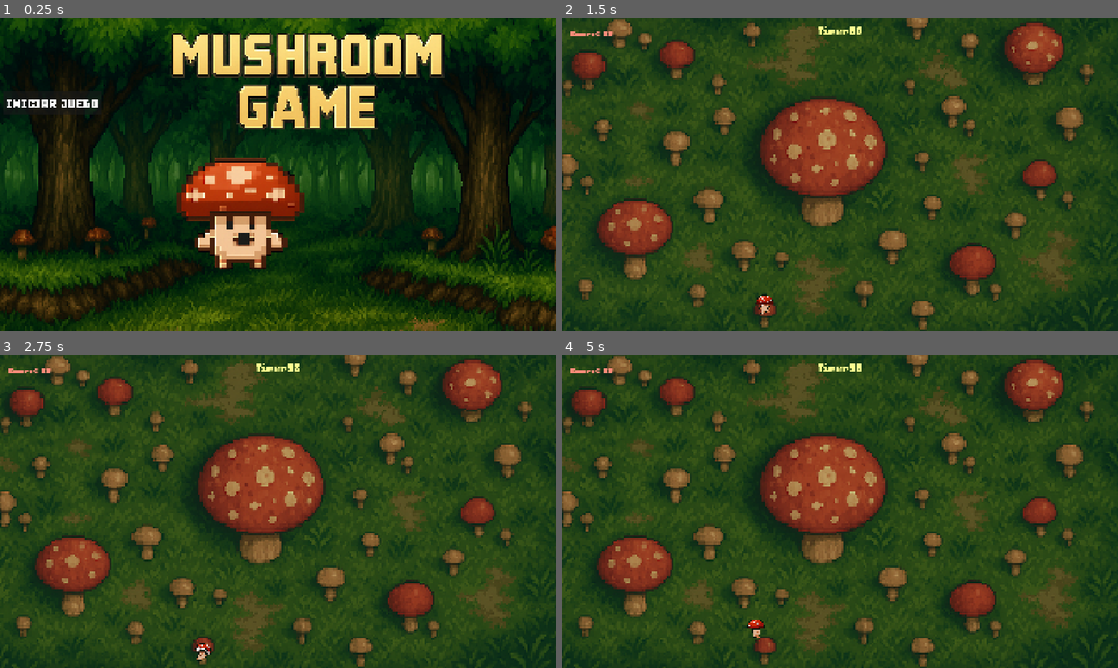
Above: before the commit, frames 1-4 (two rows, left to right).
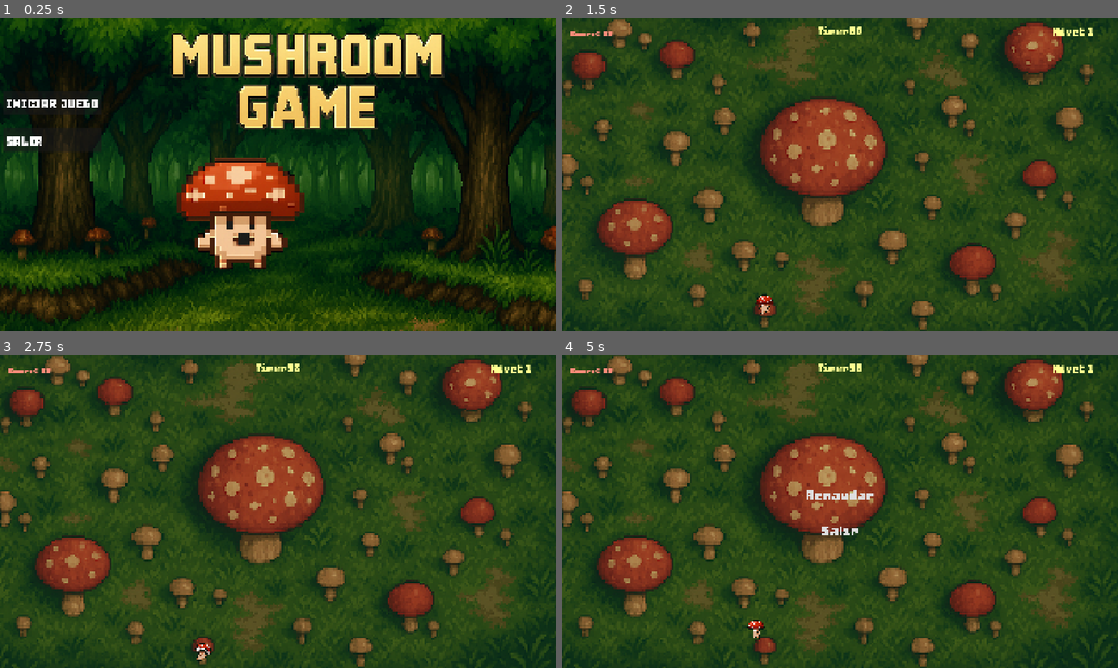
Above: after the commit, the same moments.

Repository: JeroMono/MushroomClicker
Game: Godot game, scene res://main_menu.tscn
The game is run twice, just before and just after one commit, with the same random seed, the same clock (stepped at 60 frames per second) and the same inputs.
Inputs (mouse positions are in pixels of both pictures, inside the frame that each line leads up to):
- Up to frame 1 (0.25 s): no input
- Up to frame 2 (1.5 s): click "INICIAR JUEGO" at 0.5 s; move the mouse to (767, 302) at 1.27 s; press the mouse at (767, 302) at 1.28 s
- Up to frame 3 (2.75 s): tap Enter at 2 s; move the mouse to (166, 527) at 2.02 s; release the mouse at (166, 527) at 2.03 s; click (166, 527) at 2.1 s
- Up to frame 4 (5 s): move the mouse to (895, 442) at 2.77 s; press the mouse at (895, 442) at 2.78 s; move the mouse to (812, 574) at 3.52 s; release the mouse at (812, 574) at 3.53 s; click (812, 574) at 3.6 s; move the mouse to (1006, 558) at 4.27 s; press the mouse at (1006, 558) at 4.28 s; tap Escape (Escape, bound only after the commit) at 4.9 s

The runs differ from the first frame. In frame 1, 0.2% of the frame differs, in the area x 0-13%, y 37-43%; in frame 2, 0.1%; in frame 3, 0.1%; in frame 4, 0.5%, in the area x 33-96%, y 3-91%.

Commit message:
Menu Pausa, Boton salir del juego

Diff:
--- a/character_base.gd
+++ b/character_base.gd
@@ -71,10 +71,7 @@
 	sumarPuntuacion(puntaje)
 	actualizarPuntuacion()
 	$AudioStreamPlayer.play()
-#func _input_event(viewport, event, shape_idx):
-	#if event is InputEventMouseButton:
-		#if event.button_index == MOUSE_BUTTON_LEFT and event.pressed:
-			#agregarPuntuación(10)
+
 
 
 func _on_input_event(viewport: Node, event: InputEvent, shape_idx: int) -> void:
--- a/game.tscn
+++ b/game.tscn
@@ -1,10 +1,12 @@
-[gd_scene load_steps=9 format=3 uid="uid://eta5g6w7hrvd"]
+[gd_scene load_steps=11 format=3 uid="uid://eta5g6w7hrvd"]
 
 [ext_resource type="Texture2D" uid="uid://be56a8s1qcf3v" path="res://textures/Mushroom/fondo_bosque.png" id="1_7jktm"]
 [ext_resource type="FontFile" uid="uid://bekv2bnp6c43f" path="res://fonts/Bitrimus.ttf" id="2_ryrav"]
 [ext_resource type="Script" uid="uid://brh8q08ug7rgn" path="res://score.gd" id="3_7jktm"]
 [ext_resource type="Script" uid="uid://cn44au7352oc7" path="res://timer.gd" id="3_eow3j"]
+[ext_resource type="LabelSettings" uid="uid://bgq2c6fpwj8ir" path="res://game_text.tres" id="4_eow3j"]
 [ext_resource type="AudioStream" uid="uid://bntdk54gekvc7" path="res://sounds/music/Swiming.mp3" id="6_ryrav"]
+[ext_resource type="Script" uid="uid://dsshjyvc8fray" path="res://menu_bar.gd" id="7_j5wjh"]
 [ext_resource type="Script" uid="uid://bp68feq44jyaj" path="res://level_spawner.gd" id="9_vef74"]
 
 [sub_resource type="LabelSettings" id="LabelSettings_eow3j"]
@@ -12,10 +14,9 @@
 font_size = 50
 font_color = Color(1, 0.5529412, 0.48235294, 1)
 
-[sub_resource type="LabelSettings" id="LabelSettings_j5wjh"]
-font = ExtResource("2_ryrav")
-font_size = 60
-font_color = Color(1, 1, 0.5647059, 1)
+[sub_resource type="Theme" id="Theme_j5wjh"]
+default_font = ExtResource("2_ryrav")
+default_font_size = 80
 
 [node name="Node2D" type="Node2D"]
 
@@ -67,13 +68,67 @@
 offset_bottom = 44.0
 grow_horizontal = 2
 text = "Timer:"
-label_settings = SubResource("LabelSettings_j5wjh")
+label_settings = ExtResource("4_eow3j")
 horizontal_alignment = 1
 vertical_alignment = 1
 script = ExtResource("3_eow3j")
 
 [node name="Spawner" type="Node" parent="CanvasLayer"]
 script = ExtResource("9_vef74")
+
+[node name="LevelLabel" type="Label" parent="CanvasLayer"]
+anchors_preset = 1
+anchor_left = 1.0
+anchor_right = 1.0
+offset_left = -206.0
+offset_top = 22.0
+offset_right = -82.0
+offset_bottom = 79.0
+grow_horizontal = 0
+text = "Nivel: 1"
+label_settings = ExtResource("4_eow3j")
+horizontal_alignment = 1
+
+[node name="MenuBar" type="MenuBar" parent="CanvasLayer"]
+visible = false
+anchors_preset = 8
+anchor_left = 0.5
+anchor_top = 0.5
+anchor_right = 0.5
+anchor_bottom = 0.5
+offset_left = -295.0
+offset_top = -98.0
+offset_right = 300.0
+offset_bottom = 97.0
+grow_horizontal = 2
+grow_vertical = 2
+theme = SubResource("Theme_j5wjh")
+script = ExtResource("7_j5wjh")
+
+[node name="Renaudar_Button" type="MenuButton" parent="CanvasLayer/MenuBar"]
+layout_mode = 1
+anchors_preset = 5
+anchor_left = 0.5
+anchor_right = 0.5
+offset_left = -124.0
+offset_right = 124.0
+offset_bottom = 72.0
+grow_horizontal = 2
+text = "Renaudar"
+
+[node name="Salir_Button" type="MenuButton" parent="CanvasLayer/MenuBar"]
+layout_mode = 1
+anchors_preset = 7
+anchor_left = 0.5
+anchor_top = 1.0
+anchor_right = 0.5
+anchor_bottom = 1.0
+offset_left = -69.0
+offset_top = -72.0
+offset_right = 69.0
+grow_horizontal = 2
+grow_vertical = 0
+text = "Salir"
 
 [node name="Timer" type="Timer" parent="."]
 autostart = true
@@ -83,4 +138,7 @@
 autoplay = true
 parameters/looping = true
 
+[connection signal="gui_input" from="CanvasLayer/MenuBar" to="CanvasLayer/MenuBar" method="_on_gui_input"]
+[connection signal="pressed" from="CanvasLayer/MenuBar/Renaudar_Button" to="CanvasLayer/MenuBar" method="_on_renaudar_button_pressed"]
+[connection signal="pressed" from="CanvasLayer/MenuBar/Salir_Button" to="CanvasLayer/MenuBar" method="_on_salir_button_pressed"]
 [connection signal="timeout" from="Timer" to="CanvasLayer/Timer" method="_on_timer_timeout"]
--- /dev/null
+++ b/game_text.tres
@@ -0,0 +1,8 @@
+[gd_resource type="LabelSettings" load_steps=2 format=3 uid="uid://bgq2c6fpwj8ir"]
+
+[ext_resource type="FontFile" uid="uid://bekv2bnp6c43f" path="res://fonts/Bitrimus.ttf" id="1_cbgrn"]
+
+[resource]
+font = ExtResource("1_cbgrn")
+font_size = 60
+font_color = Color(1, 1, 0.5647059, 1)
--- a/level_spawner.gd
+++ b/level_spawner.gd
@@ -27,6 +27,7 @@
 	add_child(enemigo)
 
 func _ready() -> void:
+	$"../LevelLabel".text = "Nivel: " + str(Puntuacion.level)
 	match Puntuacion.level:
 		1:
 			spawn_player(Vector2(200, 300),2)
--- a/main_menu.tscn
+++ b/main_menu.tscn
@@ -6,6 +6,7 @@
 [ext_resource type="Texture2D" uid="uid://bvpmvjeviyheh" path="res://textures/background/champi.png" id="3_glbon"]
 [ext_resource type="Texture2D" uid="uid://0x8sa1fhl2nn" path="res://textures/background/logo2.png" id="4_glbon"]
 [ext_resource type="AudioStream" uid="uid://cpyh84bejlaia" path="res://sounds/music/In the Garden.mp3" id="6_nlkkf"]
+[ext_resource type="Script" uid="uid://bx0hkcykqys28" path="res://salir_button.gd" id="6_qe12f"]
 
 [sub_resource type="LabelSettings" id="LabelSettings_jix8l"]
 font = ExtResource("3_fu7sn")
@@ -62,6 +63,7 @@
 texture = ExtResource("4_glbon")
 
 [node name="Button" type="Button" parent="CanvasLayer/Control"]
+process_mode = 3
 layout_mode = 1
 offset_left = 13.0
 offset_top = 251.0
@@ -78,9 +80,28 @@
 text = "INICIAR JUEGO"
 label_settings = SubResource("LabelSettings_jix8l")
 
+[node name="SalirButton" type="Button" parent="CanvasLayer/Control"]
+process_mode = 3
+layout_mode = 1
+offset_left = 13.0
+offset_top = 381.0
+offset_right = 352.5
+offset_bottom = 462.385
+script = ExtResource("6_qe12f")
+
+[node name="Label" type="Label" parent="CanvasLayer/Control/SalirButton"]
+layout_mode = 0
+offset_left = 9.0
+offset_top = 14.0
+offset_right = 374.0
+offset_bottom = 78.0
+text = "SALIR"
+label_settings = SubResource("LabelSettings_jix8l")
+
 [node name="AudioStreamPlayer" type="AudioStreamPlayer" parent="."]
 stream = ExtResource("6_nlkkf")
 autoplay = true
 parameters/looping = true
 
 [connection signal="pressed" from="CanvasLayer/Control/Button" to="CanvasLayer/Control/Button" method="_on_pressed"]
+[connection signal="pressed" from="CanvasLayer/Control/SalirButton" to="CanvasLayer/Control/SalirButton" method="_on_pressed"]
--- /dev/null
+++ b/menu_bar.gd
@@ -0,0 +1,22 @@
+extends MenuBar
+
+func _on_renaudar_button_pressed() -> void:
+	toggle_pause()
+
+func _on_salir_button_pressed() -> void:
+	toggle_pause()
+	get_tree().change_scene_to_file("res://main_menu.tscn")
+
+func _unhandled_input(event):
+	if event.is_action_pressed("Escape"):
+		toggle_pause()
+
+
+func toggle_pause():
+	var t := get_tree()
+	t.paused = !t.paused
+	visible = t.paused
+	if t.paused:
+		process_mode = Node.PROCESS_MODE_WHEN_PAUSED
+	else:
+		process_mode = Node.PROCESS_MODE_INHERIT
--- a/project.godot
+++ b/project.godot
@@ -43,6 +43,11 @@
 "events": [Object(InputEventMouseButton,"resource_local_to_scene":false,"resource_name":"","device":-1,"window_id":0,"a …(253 unchanged characters)…
 ]
 }
+Escape={
+"deadzone": 0.2,
+"events": [Object(InputEventKey,"resource_local_to_scene":false,"resource_name":"","device":-1,"window_id":0,"alt_pressed":false,"shift_pressed":false,"ctrl_pressed":false,"meta_pressed":false,"pressed":false,"keycode":0,"physical_keycode":4194305,"key_label":0,"unicode":0,"location":0,"echo":false,"script":null)
+]
+}
 
 [rendering]
 
--- /dev/null
+++ b/salir_button.gd
@@ -0,0 +1,4 @@
+extends Button
+
+func _on_pressed() -> void:
+	get_tree().quit()
Not shown: 1 places in main_menu.tscn that only renumber resources
Not shown, added: menu_bar.gd.uid
Not shown, added: salir_button.gd.uid
